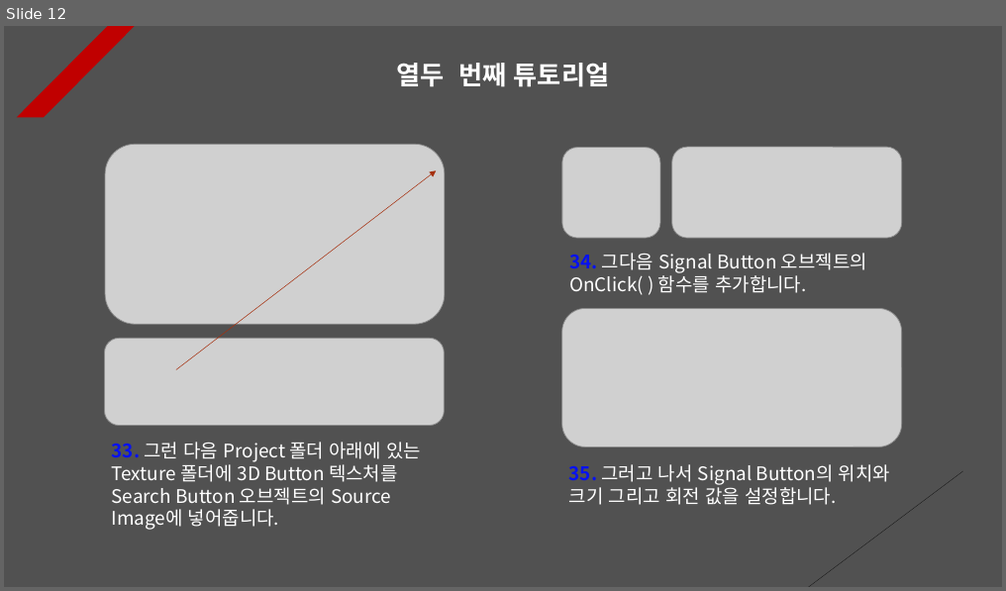
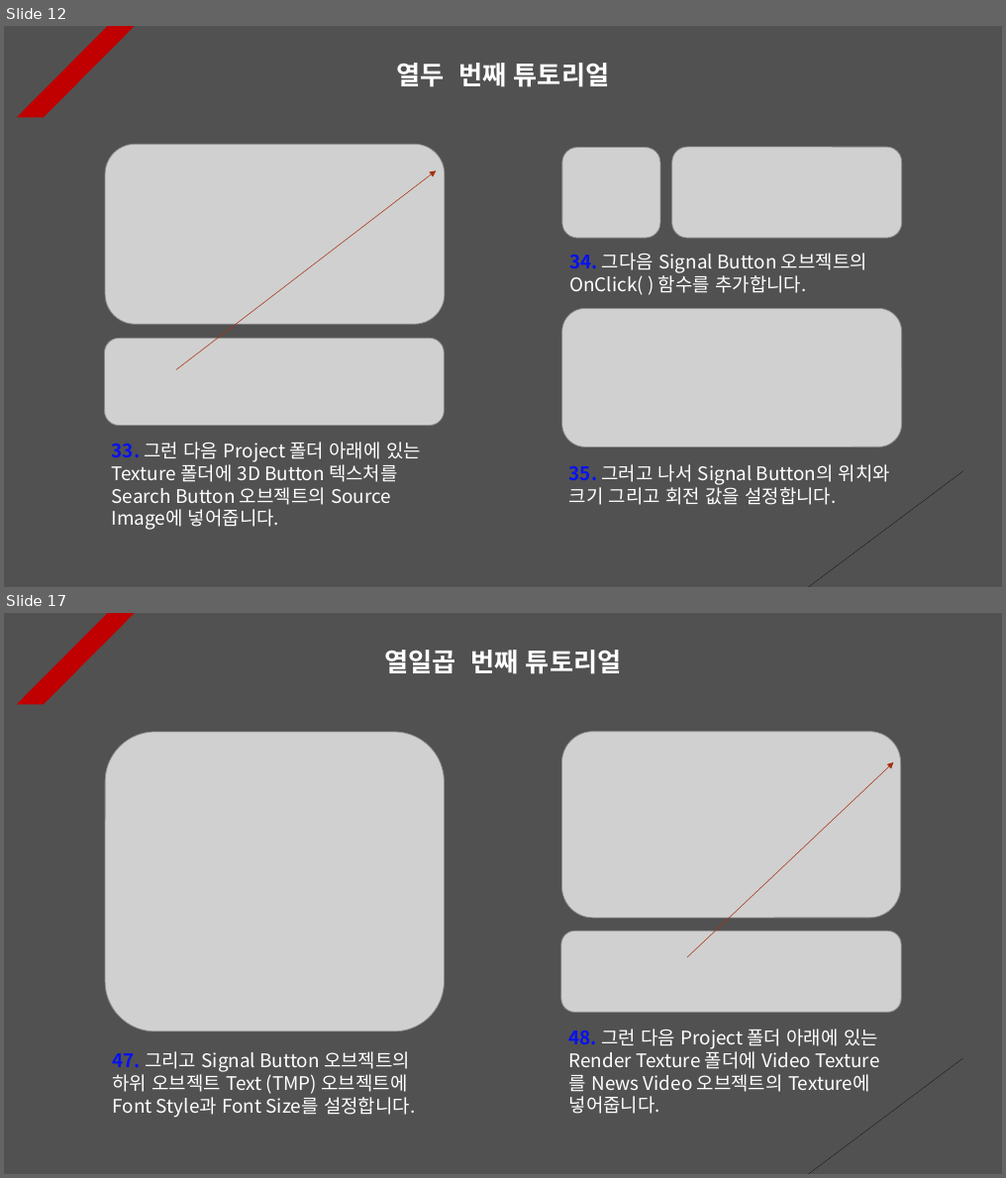
Before and after one commit to Unity2033/3D-UnityEngine, a slide deck: Assets/Sound/PPT Data/Sound Example.pptx. Shown one above the other, each under a label of ours: slide 12 before the commit, slides 12 and 17 after it; the slides between them are not shown. The pictures are 1006x591 and 1006x1178 pixels, drawn with LibreOffice and Linux fonts; fonts in the diff are those of the drawing; grey boxes stand for pictures. Boxes give left, top, right and bottom in pixels: in the first picture for what was removed or moved away, otherwise in the second. Text is boxed around its words. In the diff, an @@ line names an element or a change of style, - is before the commit and + after.

```diff
--- a/Assets/Sound/PPT Data/Sound Example.pptx
+++ b/Assets/Sound/PPT Data/Sound Example.pptx
@@ slide 17 added at (4,613,1002,1174), background #515151; not listed: 2 template elements that a slide beside it also shows @@
@@ text added at (384,650,621,674), 25 pt, text #FFFFFF, bold @@
+열일곱 번째 튜토리얼
@@ picture added at (561,731,901,918) @@
@@ picture added at (105,732,445,1032) @@
@@ arrow added from (687, 958) to (893, 762), #A5300F 0.5 pt dashed @@
@@ picture added at (561,931,902,1013) @@
@@ text added at (113,1052,415,1118), 18 pt, text #FFFFFF @@
+47. 그리고 Signal Button 오브젝트의 하위 오브젝트 Text (TMP) 오브젝트에 Font Style과 Font Size를 설정합니다.
@@ text added at (569,1029,878,1114), 18 pt, text #FFFFFF @@
+48. 그런 다음 Project 폴더 아래에 있는 Render Texture 폴더에 Video Texture를 News Video 오브젝트의 Texture에 넣어줍니다.
```
Also in this commit, not shown: 2 slides changed, 4 other slides added, 11 other files.
